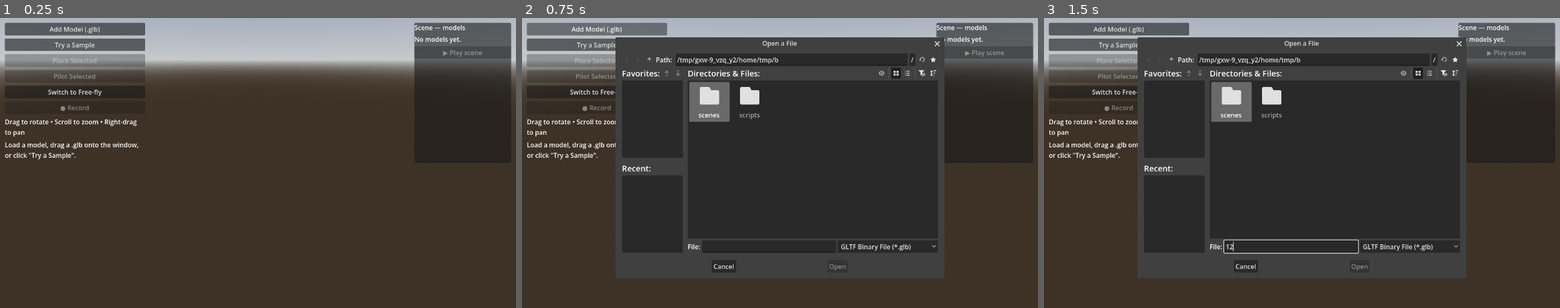
Above: before the commit, frames 1-3 (left to right).
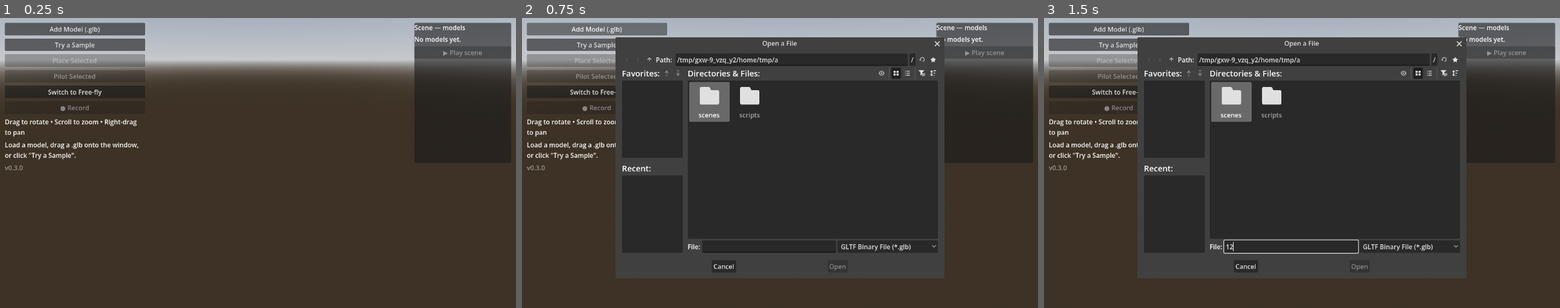
Above: after the commit, the same moments.

Repository: dannysusername/TomasAuraMachine
Game: Godot game, scene res://scenes/main.tscn
Same seed, same stepped clock (60 frames per second), same inputs: the game is played once before the commit and once after it.
Inputs (mouse positions are in pixels of both pictures, inside the frame that each line leads up to):
- Up to frame 1 (0.25 s): no input
- Up to frame 2 (0.75 s): click "Add Model (.glb)" at 0.5 s
- Up to frame 3 (1.5 s): click (1291, 247) at 1.27 s; type "12" at 1.35 s

The runs differ from the first frame. In frame 1, less than 0.1% of the frame differs, in the area x 0-5%, y 50-53%; in frame 2, less than 0.1%, in the area x 0-50%, y 13-53%; in frame 3, less than 0.1%.

Commit message:
v0.3.0: show version in-app
Co-Authored-By: Claude Opus 4.8 <noreply@anthropic.com>

Diff:
--- a/scenes/main.tscn
+++ b/scenes/main.tscn
@@ -83,6 +83,11 @@
 layout_mode = 2
 autowrap_mode = 2
 text = "Loading…"
+
+[node name="VersionLabel" type="Label" parent="UI/Controls"]
+modulate = Color(1, 1, 1, 0.5)
+layout_mode = 2
+text = "v?"
 
 [node name="ScenePanel" type="PanelContainer" parent="UI"]
 anchor_left = 1.0
--- a/scripts/main.gd
+++ b/scripts/main.gd
@@ -15,7 +15,7 @@
 const MIN_CLIP_SECONDS := 0.3    ## ignore accidental too-short recordings
 
 ## This build's version. Bump it every time you publish a new build.
-const APP_VERSION := "0.2.0"
+const APP_VERSION := "0.3.0"
 ## A small JSON file you host online describing the latest version. Leave empty
 ## to disable update checks. Format:
 ##   {"version": "0.2.0", "url": "https://.../download", "notes": "What's new"}
@@ -30,6 +30,7 @@
 @onready var status_label: Label = $UI/Controls/StatusLabel
 @onready var hint_label: Label = $UI/Controls/HintLabel
 @onready var rec_label: Label = $UI/Controls/RecLabel
+@onready var version_label: Label = $UI/Controls/VersionLabel
 @onready var load_button: Button = $UI/Controls/LoadButton
 @onready var sample_button: Button = $UI/Controls/SampleButton
 @onready var record_button: Button = $UI/Controls/RecordButton
@@ -127,6 +128,7 @@
 	update_dialog.add_button("⬇ Download", true, "download")
 	update_dialog.custom_action.connect(_on_update_action)
 	get_window().title = "TomasAuraMachine v%s" % APP_VERSION
+	version_label.text = "v%s" % APP_VERSION
 	record_button.disabled = true
 	_update_mode_ui()
 	_refresh_object_list()
--- a/version.json
+++ b/version.json
@@ -1,5 +1,5 @@
 {
-  "version": "0.2.0",
+  "version": "0.3.0",
   "url": "https://github.com/dannysusername/TomasAuraMachine/releases/latest",
-  "notes": "Build whole scenes! Load several models, place them, fly/pilot them to record their movement, then film the action. (e.g. a dogfight.)"
+  "notes": "The app now shows its version in the bottom-left corner. (Test build for updates.)"
 }
